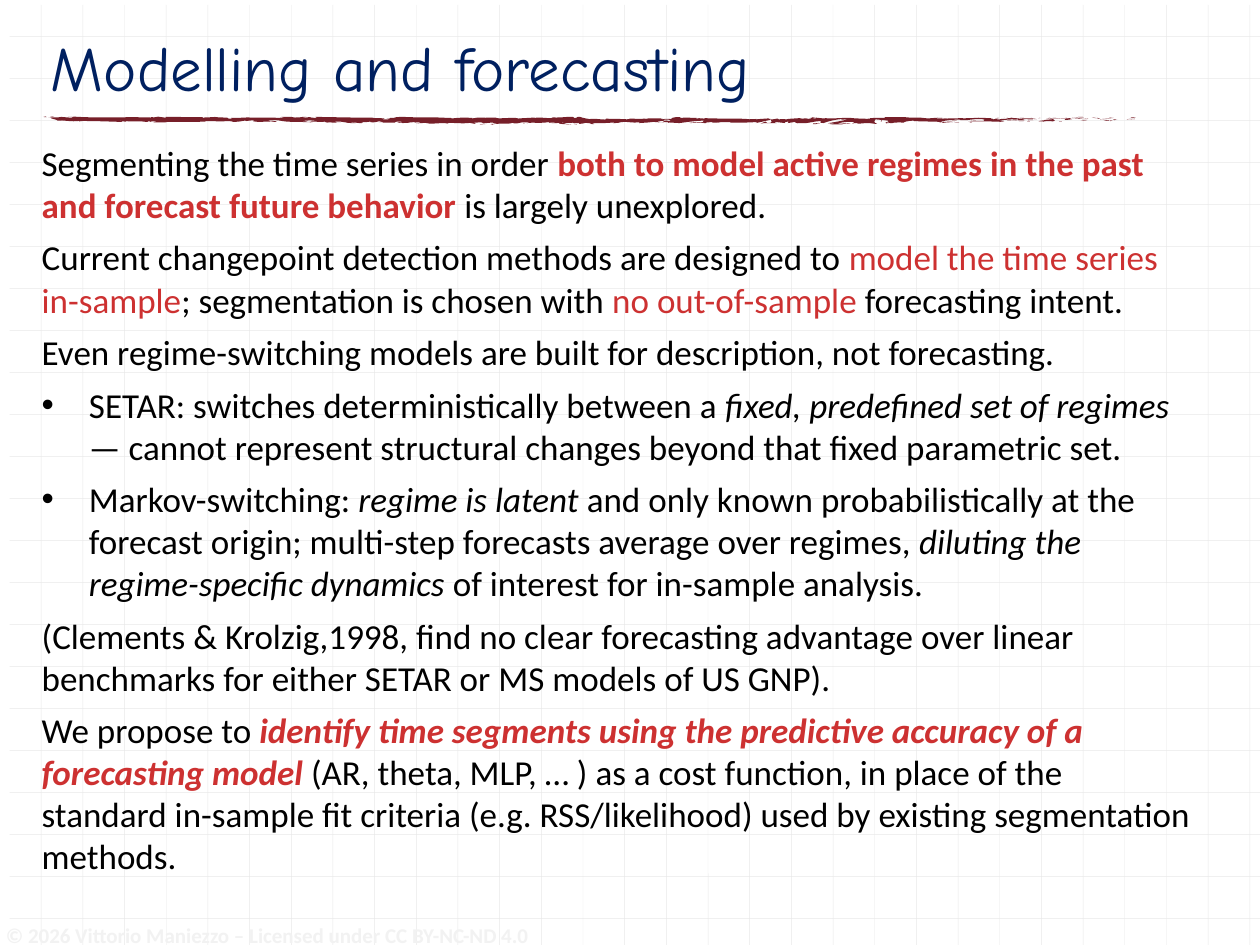
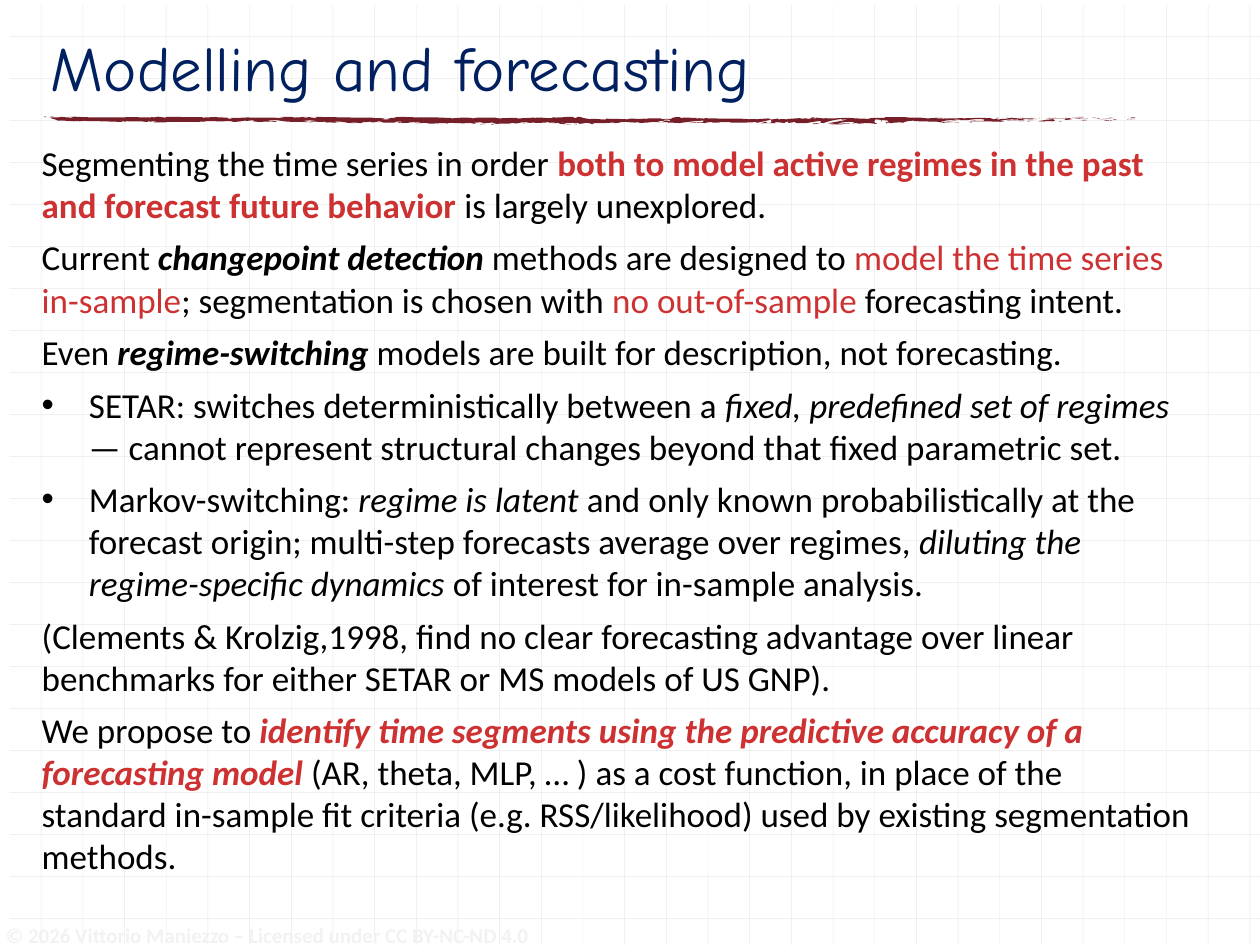
Before and after one commit to maniezzo/segmentation, a slide deck: slide 4 of doc/IOCFC26/forecastSegmentation.pptx. Drawn at 1260x945 pixels with LibreOffice and Linux fonts; fonts in the diff are those of the drawing. Boxes give left, top, right and bottom in pixels: in the first picture for what was removed or moved away, otherwise in the second. Text is boxed around its words. In the diff, an @@ line names an element or a change of style, - is before the commit and + after.

Commit message:
buoying...

```diff
--- a/doc/IOCFC26/forecastSegmentation.pptx
+++ b/doc/IOCFC26/forecastSegmentation.pptx
@@ text at [42,245,1164,371]: bold on, italic on in "changepoint detection", "regime-switching" @@
```
